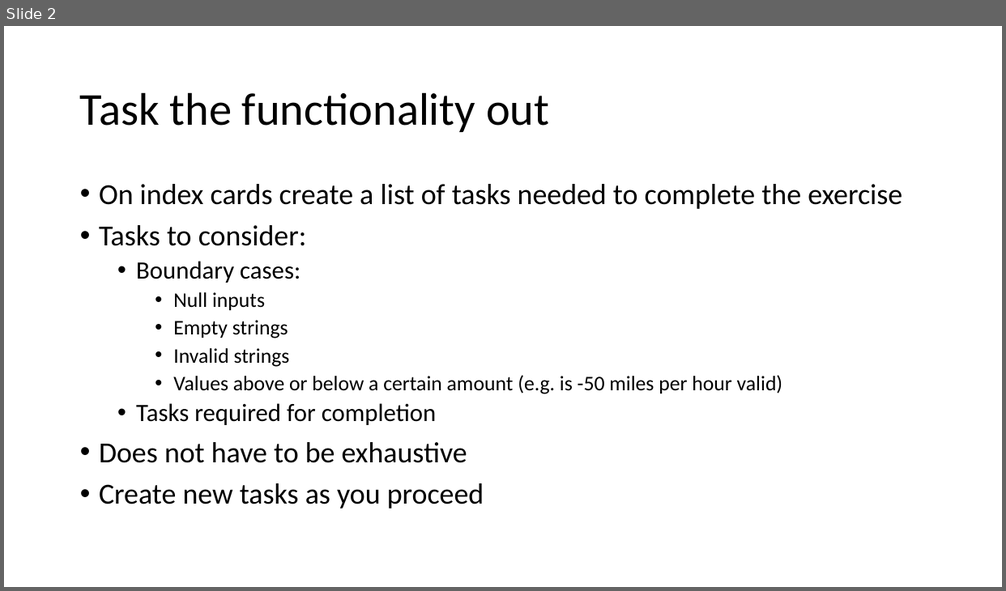
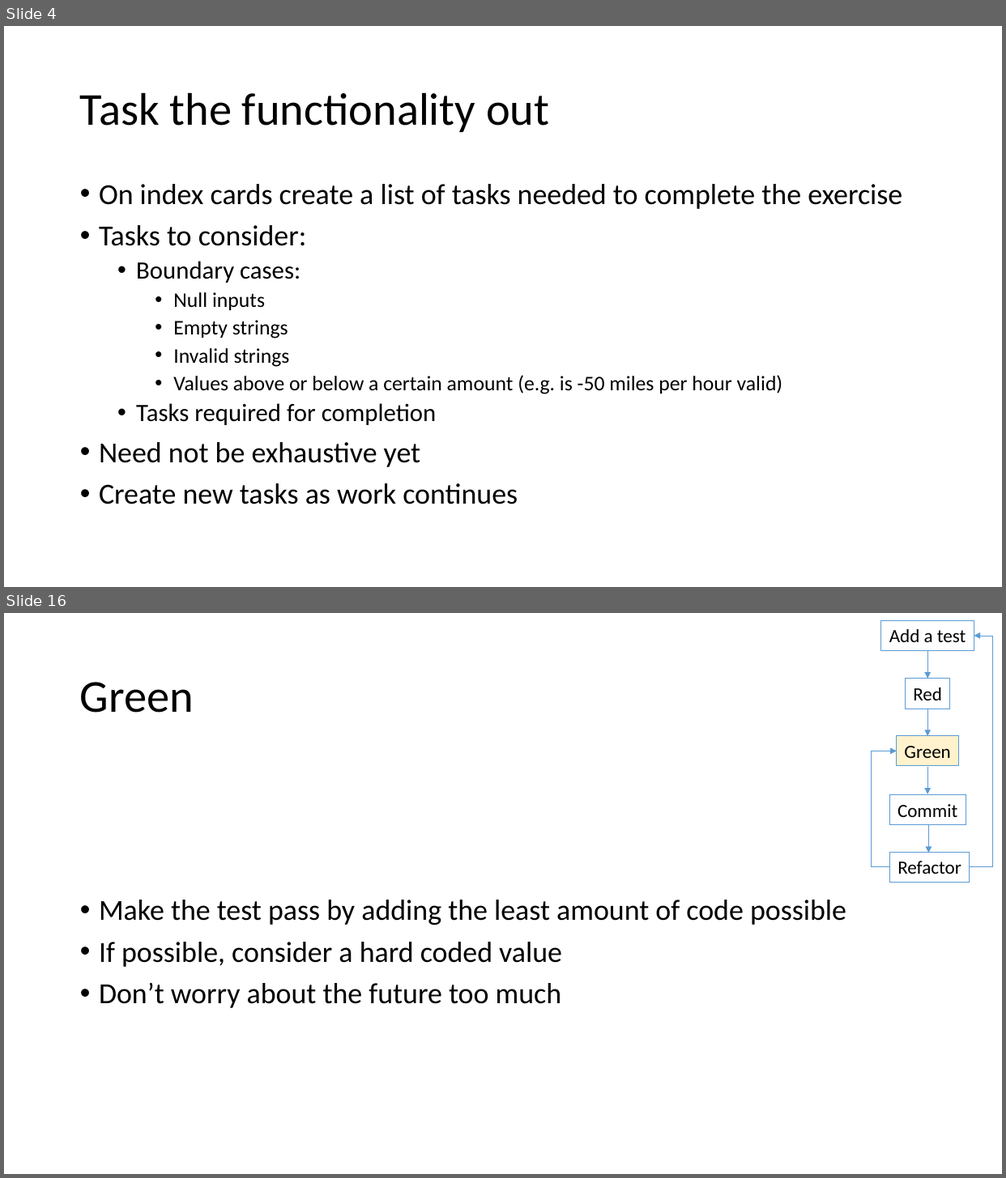
Before and after one commit to LlanddewiLovesYou/TDD_Darts, a slide deck: curriculum.pptx. Shown one above the other, each under a label of ours: slide 2 before the commit, slides 4 and 16 after it; the slides between them are not shown. The pictures are 1006x591 and 1006x1178 pixels, drawn with LibreOffice and Linux fonts; fonts in the diff are those of the drawing. Boxes give left, top, right and bottom in pixels: in the first picture for what was removed or moved away, otherwise in the second. Text is boxed around its words. In the diff, an @@ line names an element or a change of style, - is before the commit and + after.

```diff
--- a/curriculum.pptx
+++ b/curriculum.pptx
@@ slide 16 added at bbox=[4, 613, 1002, 1174], background #FFFFFF @@
@@ rectangle added at bbox=[881, 620, 974, 650], outline #5B9BD5 0.75 pt, 18 pt, text #000000 @@
+Add a test
@@ elbow arrow added from (970, 867) to (974, 636), #5B9BD5 0.5 pt @@
@@ arrow added from (928, 650) to (928, 678), #5B9BD5 0.5 pt @@
@@ title added at bbox=[80, 682, 194, 713], 44 pt, text #000000 @@
+Green
@@ rectangle added at bbox=[906, 678, 949, 708], outline #5B9BD5 0.75 pt, 18 pt, text #000000 @@
+Red
@@ arrow added from (928, 708) to (928, 736), #5B9BD5 0.5 pt @@
@@ elbow arrow added from (889, 867) to (897, 751), #5B9BD5 0.5 pt @@
@@ rectangle added at bbox=[897, 736, 958, 766], fill #FFF2CC, outline #5B9BD5 0.75 pt, 18 pt, text #000000 @@
+Green
@@ arrow added from (928, 766) to (928, 794), #5B9BD5 0.5 pt @@
@@ rectangle added at bbox=[889, 795, 966, 825], outline #5B9BD5 0.75 pt, 18 pt, text #000000 @@
+Commit
@@ arrow added from (928, 825) to (928, 853), #5B9BD5 0.5 pt @@
@@ rectangle added at bbox=[889, 852, 969, 882], outline #5B9BD5 0.75 pt, 18 pt, text #000000 @@
+Refactor
@@ text added at bbox=[99, 900, 846, 1008], 28 pt, text #000000 @@
+• Make the test pass by adding the least amount of code possible
+• If possible, consider a hard coded value
+• Don’t worry about the future too much
@@ what was slide 2 is now slide 4 @@
@@ slide 4 changed as well @@
@@ text at bbox=[99, 442, 518, 505]: text changed @@
-• Does not have to be exhaustive
-• Create new tasks as you proceed
+• Need not be exhaustive yet
+• Create new tasks as work continues
```
Also in this commit, not shown: 3 other slides changed, 13 other slides added, 4 slides removed.
